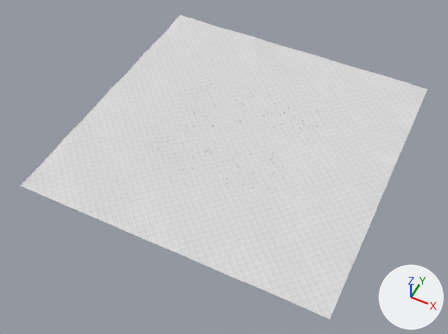
Renders of the OBJ model Unity/Assets/Eldoria/ExperimentalAshenCitadel/Meshes/AshenLandscape.obj from each side of a commit.
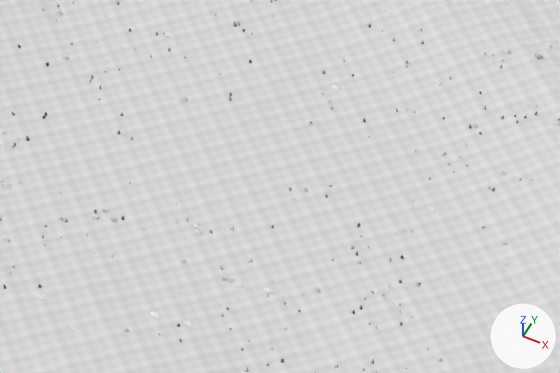
Each version is shown whole from a 50 mm lens placed at (109.0, -237.0, 264.0), pointed at (-1.0, -17.0, -11.0), then close up on the part from 41% to 72% of the width and 29% to 57% of the height. The axes (+X, +Y, +Z) are drawn at lower right. The lights are the same throughout. The last two pictures show the newer version. Where no turn or scale is listed for an object, it has been applied to the vertices. Vertices at exactly the same position are counted once.

In view in the first close-up: 'AshenLandscape'.
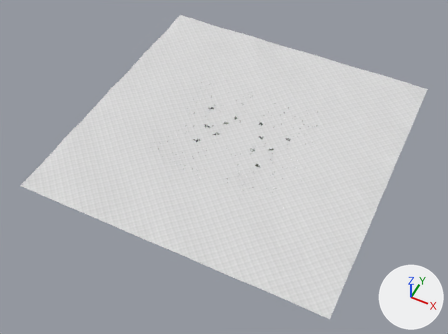
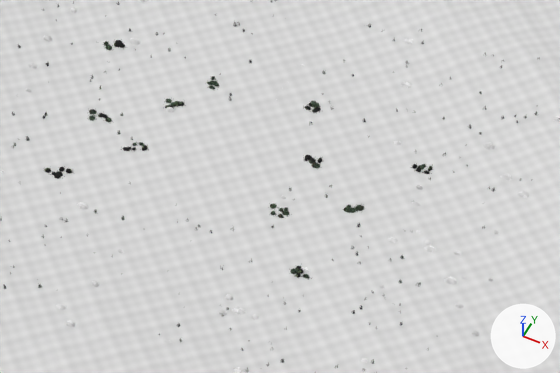
Commit message: art(ashen): rebuild craft buildings as distinct functional architecture

Pixel boxes [x1, y1, x2, y2] of what changed, in the close-ups (560 x 373 px):
part 1 of me_ashenlandscape, deleted: before [0, 10, 553, 333]
part 2 of me_ashenlandscape, built on: before [0, 9, 559, 362]; after [1, 0, 560, 373]
part 3 of me_ashenlandscape, recoloured: before [0, 8, 510, 327]; after [89, 99, 346, 218]
part 4 of me_ashenlandscape, recoloured: before [111, 0, 531, 222]; after [90, 99, 322, 212]
part 5 of me_ashenlandscape, recoloured: before [1, 55, 449, 317]; after [91, 104, 313, 215]

Edits to the bpy script that builds the scene:
```text
Change me_ashenlandscape:
    used by ob_ashenlandscape; location = (0.0, 0.0, 0.0)
    remove me_ashenlandscape.from_pydata(...)  # 6870 vertices, 7482 faces; spans x -90.0..90.0, y -90.0..90.0, z 0.0..3.0
    add me_ashenlandscape.from_pydata(...)  # 9076 vertices, 9296 faces; spans x -90.0..90.0, y -90.0..90.0, z 0.0..3.0
    me_ashenlandscape part 1: 30 loose pieces with 446 vertices, spanning x -47.0..45.0, y -46.0..45.0, z 0.0..3.0, are deleted
    me_ashenlandscape part 2: 311 vertices moved from x -32.0..46.0, y -45.0..44.0, z 0.0..3.0 to x -23.0..43.0, y -41.0..29.0, z 0.0..2.0; 165 vertices removed from x -32.0..46.0, y -45.0..45.0, z 0.0..3.0; 2730 vertices added at x -47.0..47.0, y -44.0..40.0, z 0.0..3.0
    me_ashenlandscape part 3: 68 faces spanning x -22.0..21.0, y -8.0..7.0, z 0.0..1.0 switch from mat_stone (picture img_ashenstone_png) to mat_leaf (picture img_ashenneedles_png)
    me_ashenlandscape part 4: 73 faces spanning x -22.0..13.0, y -7.0..7.0, z 0.0 switch from mat_cut (picture img_ashenstone_png) to mat_leaf (picture img_ashenneedles_png)
    me_ashenlandscape part 5: 73 faces spanning x -23.0..13.0, y -8.0..7.0, z 0.0 switch from mat_basalt (picture img_ashenstone_png) to mat_leaf (picture img_ashenneedles_png)
    other edits to the shape of me_ashenlandscape do not show in these pictures
```
